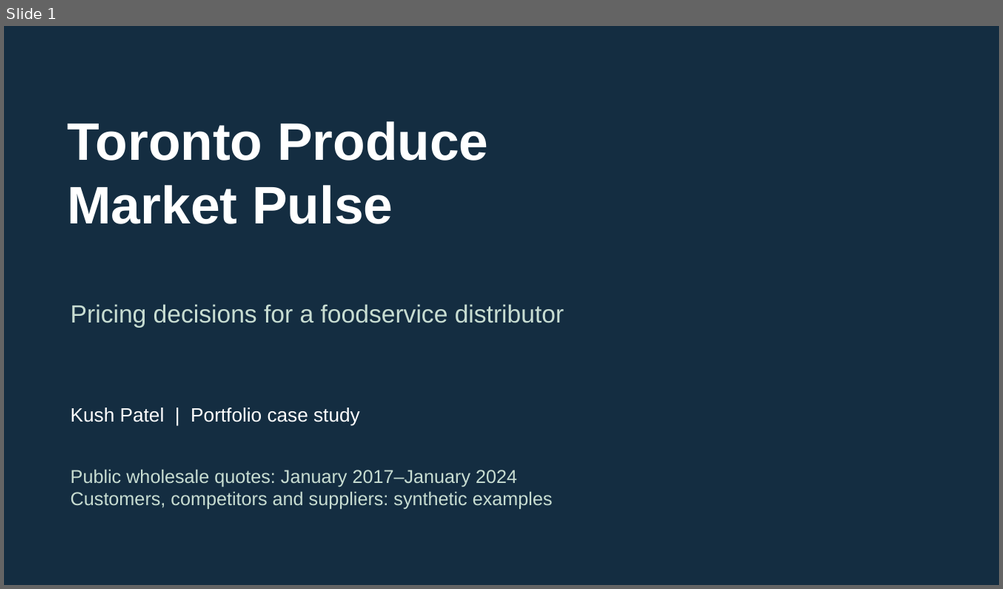
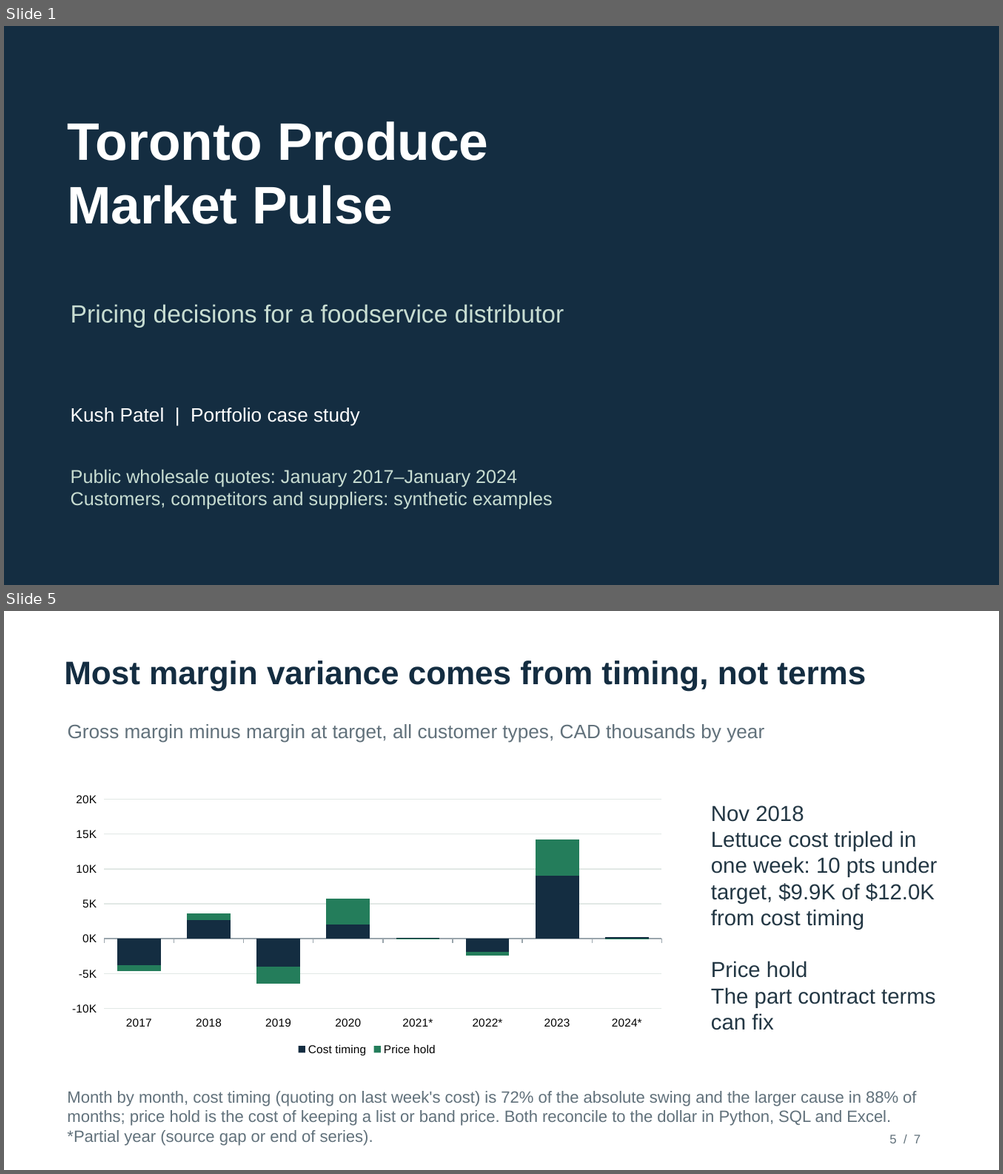
Before and after one commit to KushPatel29/toronto-produce-market-pulse, a slide deck: outputs/Produce_Pricing_Decision_Brief.pptx. Shown one above the other, each under a label of ours: slide 1 before the commit, slides 1 and 5 after it; the slides between them are not shown. The pictures are 1003x589 and 1003x1174 pixels, drawn with LibreOffice and Linux fonts; fonts in the diff are those of the drawing. Boxes give left, top, right and bottom in pixels: in the first picture for what was removed or moved away, otherwise in the second. Text is boxed around its words. In the diff, an @@ line names an element or a change of style, - is before the commit and + after.

```diff
--- a/outputs/Produce_Pricing_Decision_Brief.pptx
+++ b/outputs/Produce_Pricing_Decision_Brief.pptx
@@ slide 5 added at (4, 611, 999, 1170), background #FFFFFF @@
@@ text added at (64, 661, 865, 691), 31.5 pt, text #142D41, bold @@
+Most margin variance comes from timing, not terms
@@ text added at (68, 724, 764, 743), 18.8 pt, text #61717B @@
+Gross margin minus margin at target, all customer types, CAD thousands by year
@@ column stacked chart added at (60, 787, 674, 1059) @@
+categories: 2017, 2018, 2019, 2020, 2021*, 2022*, 2023, 2024*
+Cost timing: -3.8, 2.7, -4, 2, 0.1, -1.9, 9, 0.2
+Price hold: -0.9, 0.9, -2.5, 3.7, -0.1, -0.5, 5.2, -0.1
@@ text added at (711, 806, 936, 1031), 21 pt, text #233744 @@
+Nov 2018
+Lettuce cost tripled in one week: 10 pts under target, $9.9K of $12.0K from cost timing
+Price hold
+The part contract terms can fix
@@ text added at (67, 1091, 916, 1146), 15.8 pt, text #61717B @@
+Month by month, cost timing (quoting on last week's cost) is 72% of the absolute swing and the larger cause in 88% of months; price hold is the cost of keeping a list or band price. Both reconcile to the dollar in Python, SQL and Excel. *Partial year (source gap or end of series).
@@ text added at (889, 1135, 920, 1144), 12 pt, text #61717B @@
+5 / 7
```
Also in this commit, not shown: 4 slides changed, 1 other slide added, 41 other files.
